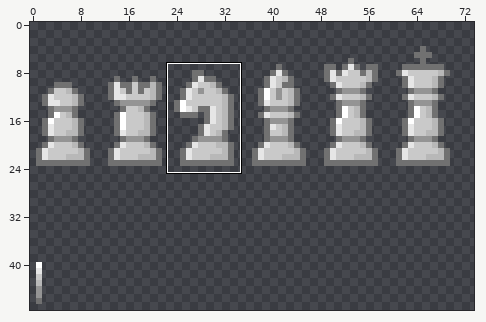
Sprite sheet, stored at assets/pieces.png. The first picture is a wide view before the edit; the outline marks the close-up.
Close-up. Earlier state:
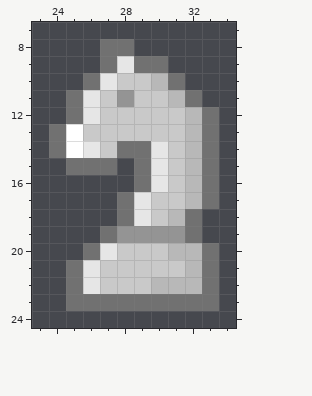
The file is 96x48 pixels. Colours within 5 levels of each other are drawn and written as one. Shown: x 23..34, y 7..24. The wide view leaves out empty margins. The commit also changed other parts of the picture, which this record leaves out.
Once edited:
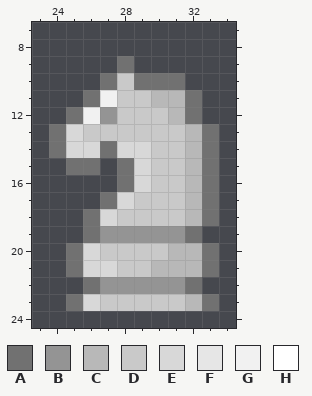
Palette (. is transparent): A #717171  B #949494  C #b8b8b8  D #c9c9c9  E #d8d8d8  F #e6e6e6  G #f1f1f1  H #ffffff
From old to new:
y 8: x 27..28 AA -> ..
y 9: x 27..30 AFAA -> .A..
y 10: x 26..27 AF -> .A; x 29..30 DC -> AA
y 11: x 25..28 AFDB -> .AGD; x 30 D -> C
y 12: x 26..27 FD -> GB; x 31..33 DCA -> CA.
y 13: x 25 H -> E
y 14: x 25..30 HFDAAF -> EEAEED
y 15: x 27..30 A.AF -> .AED
y 16: x 28..30 .AF -> AED
y 17: x 27..29 .AF -> AED
y 18: x 26..29 ..AF -> AEDD; x 31..33 CA. -> DCA
y 19: x 26..27 .A -> AB
y 20: x 25..27 .AF -> AED
y 21: x 26..27 FD -> EE; x 30..31 DD -> CC
y 22: x 25..33 AFDDDCCCA -> .ABBBBBA.
y 23: x 26..32 AAAAAAA -> EDDDDDC
Boxes around the changes in both close-ups, in picture pixels (x1, y1, x2, y2):
changed: (66, 39, 219, 311)
